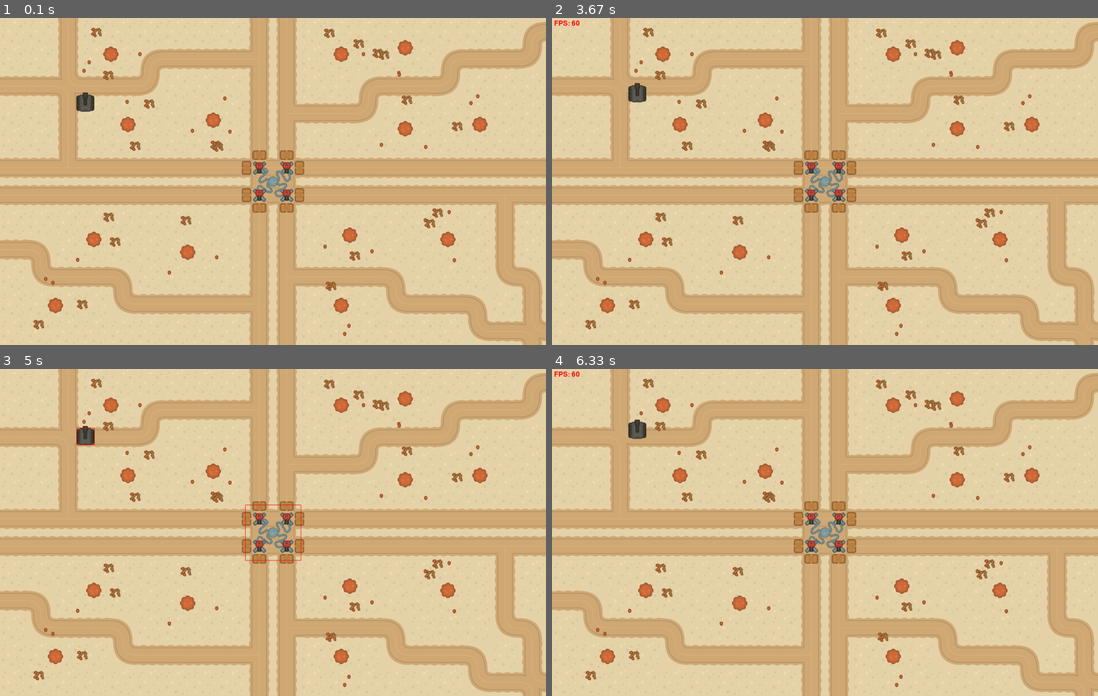
Above: before the commit, frames 1-4 (two rows, left to right).
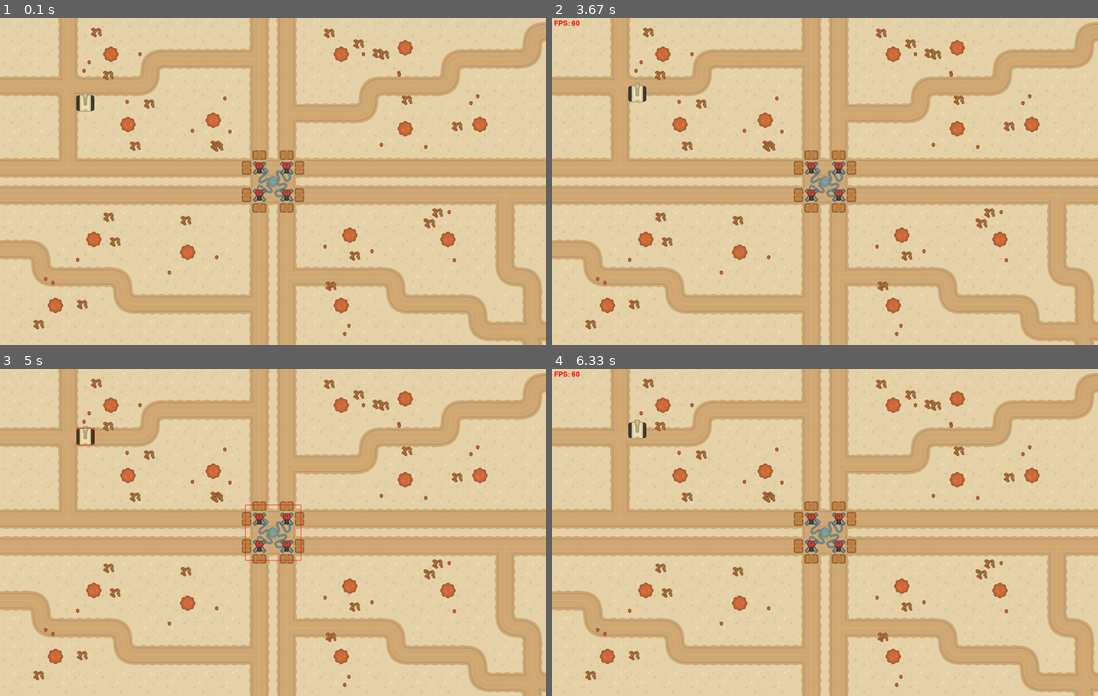
Above: after the commit, the same moments.

Repository: ThMinky/Script-Programming-Pygame
Game: pygame game, started from ScriptProgramming_Project/main.py
The game is run twice, just before and just after one commit, with the same random seed, the same clock (stepped at 60 frames per second) and the same inputs.
Inputs (mouse positions are in pixels of both pictures, inside the frame that each line leads up to):
- Up to frame 1 (0.1 s): no input
- Up to frame 2 (3.67 s): tap C at 0.33, 2.98 s; press the mouse at (655, 132) at 0.7 s; move the mouse to (655, 194) at 0.8 s; release the mouse at (655, 256) at 0.93 s; tap W at 1, 2.07, 2.37, 2.9, 3.23, 3.53 s; tap V at 1.33, 2.15, 3.32 s; tap E at 1.67 s; move the mouse to (775, 295) at 2.03 s; tap Q at 2.5 s; move the mouse to (846, 168) at 2.87 s; move the mouse to (1021, 256) at 3.2 s
- Up to frame 3 (5 s): move the mouse to (152, 470) at 3.7 s; tap W at 3.73, 4.03, 4.3, 4.63, 4.93 s; move the mouse to (311, 614) at 4.27 s; tap C at 4.38 s; move the mouse to (267, 427) at 4.6 s; tap V at 4.72 s
- Up to frame 4 (6.33 s): move the mouse to (917, 424) at 5.03 s; tap W at 5.07, 5.47, 5.77, 6.13 s; move the mouse to (726, 519) at 5.43 s; tap C at 5.55 s; move the mouse to (890, 578) at 6.1 s; tap V at 6.22 s

The runs differ from the first frame. In frame 1, 0.1% of the frame differs, in the area x 14-61%, y 22-83%; in frame 2, 0.1%; in frame 3, 0.1%; in frame 4, 0.1%, in the area x 14-61%, y 15-83%.

Commit message:
+ Added AABB / OBB collision support for Box, Circle, Line, Point + Added input support for mouse position

Diff:
--- a/ScriptProgramming_Project/project/player/player_script.py
+++ b/ScriptProgramming_Project/project/player/player_script.py
@@ -4,8 +4,9 @@
 import pygame
 
 # Engine
-from pyre.components.transform import Transform
+from pyre.components import Transform
 from pyre.components.scripts import BaseScript
+from pyre.components.colliders import BoxCollider, CircleCollider, LineCollider, PointCollider
 from pyre.managers import InputManager
 from pyre.time import Time
 
@@ -24,16 +25,16 @@
 
         self.m_hullMoveSpeed: float = 75.0
         self.m_hullRotSpeed: float = 50.0
-        self.m_turretRotSpeed: float = 35.0
+        self.m_barrelRotSpeed: float = 35.0
 
-        self.m_turrent = None
+        self.m_barrel = None
 
         self.m_cmd_moveForward = MoveForward(self.m_hullMoveSpeed)
         self.m_cmd_rotHullLeft = RotateLeft(self.m_hullRotSpeed)
         self.m_cmd_moveBackward = MoveBackward(self.m_hullMoveSpeed)
         self.m_cmd_rotHullRight = RotateRight(self.m_hullRotSpeed)
-        self.m_cmd_rotTurretLeft = RotateLeft(self.m_turretRotSpeed)
-        self.m_cmd_rotTurretRight = RotateRight(self.m_turretRotSpeed)
+        self.m_cmd_rotTurretLeft = RotateLeft(self.m_barrelRotSpeed)
+        self.m_cmd_rotTurretRight = RotateRight(self.m_barrelRotSpeed)
 
     def Awake(self):
         pass
@@ -58,11 +59,11 @@
                 self.m_cmd_rotHullRight.Execute(self.m_parent, Time.deltaTime)
 
         if self.m_input.GetKey(pygame.K_q):
-            self.m_cmd_rotTurretLeft.Execute(self.m_turrent, Time.deltaTime)
+            self.m_cmd_rotTurretLeft.Execute(self.m_barrel, Time.deltaTime)
         if self.m_input.GetKey(pygame.K_e):
-            self.m_cmd_rotTurretRight.Execute(self.m_turrent, Time.deltaTime)
+            self.m_cmd_rotTurretRight.Execute(self.m_barrel, Time.deltaTime)
 
-        print(self.m_parent.GetComponentByType(Transform).m_worldPos, end="\r", flush=True)
+        # print(self.m_parent.GetComponentByType(Transform).m_worldPos, end="\r", flush=True)
 
     def OnEnable(self):
         pass
--- a/ScriptProgramming_Project/pyre/__init__.py
+++ b/ScriptProgramming_Project/pyre/__init__.py
@@ -36,8 +36,7 @@
     LineBox, LineCircle, LineLine, LinePoint,
     PointBox, PointCircle, PointLine, PointPoint,
     RotatePointAroundPivot,
-    ERectPivots, RECT_PIVOT_OFFSETS_FROM_CENTER, RECT_CORNER_OFFSETS_FROM_CENTER,
-    GetRectCornersWorldPos, GetRotatedRectCornersWorldPos,
+    RECT_CORNER_OFFSETS_FROM_CENTER, GetRotatedRectVerticesWorldPos, GetNormalizedRectNormals,
 )
 
 from .command import Command
@@ -59,8 +58,7 @@
     "LineBox", "LineCircle", "LineLine", "LinePoint",
     "PointBox", "PointCircle", "PointLine", "PointPoint",
     "RotatePointAroundPivot",
-    "ERectPivots", "RECT_PIVOT_OFFSETS_FROM_CENTER", "RECT_CORNER_OFFSETS_FROM_CENTER",
-    "GetRectCornersWorldPos", "GetRotatedRectCornersWorldPos",
+    "RECT_CORNER_OFFSETS_FROM_CENTER", "GetRotatedRectVerticesWorldPos", "GetNormalizedRectNormals",
     "Command",
     "Time",
 ]
--- a/ScriptProgramming_Project/pyre/components/colliders/base_collider.py
+++ b/ScriptProgramming_Project/pyre/components/colliders/base_collider.py
@@ -57,3 +57,13 @@
     @abstractmethod
     def DrawBounds(self, surface: pygame.Surface) -> None:
         pass
+
+    def GetCollision(self) -> "BaseCollider" | None:
+        from pyre.systems import CollisionSystem
+
+        return CollisionSystem.GetInstance().DetectCollision(self)
+
+    def GetCollisions(self) -> list["BaseCollider"]:
+        from pyre.systems import CollisionSystem
+
+        return CollisionSystem.GetInstance().DetectCollisions(self)
--- a/ScriptProgramming_Project/pyre/components/colliders/box_collider.py
+++ b/ScriptProgramming_Project/pyre/components/colliders/box_collider.py
@@ -53,16 +53,15 @@
                 self.m_size = pygame.Vector2(1, 1)
 
     def DrawBounds(self, surface: pygame.Surface) -> None:
-        from pyre.utils.rect_utils import ERectPivots, GetRotatedRectCornersWorldPos
+        from pyre.utils.rect_utils import GetRotatedRectVerticesWorldPos
 
         if not self.m_transform:
             return
 
-        corners = GetRotatedRectCornersWorldPos(
+        corners = GetRotatedRectVerticesWorldPos(
             self.m_worldPos,
             self.m_size,
             self.m_transform.m_worldRot,
-            ERectPivots.CENTER,
         )
 
         points = []
--- a/ScriptProgramming_Project/pyre/managers/input_manager.py
+++ b/ScriptProgramming_Project/pyre/managers/input_manager.py
@@ -10,10 +10,12 @@
         return cls.__instance
 
     def __init__(self) -> None:
-        if not hasattr(self, "_keys_held"):
-            self._keys_held: dict[int, bool] = {}
-            self._keys_pressed: set[int] = set()
-            self._keys_released: set[int] = set()
+        if not hasattr(self, "_mousePos"):
+            self._mousePos: pygame.Vector2 = pygame.Vector2(0, 0)
+
+            self._keysHeld: dict[int, bool] = {}
+            self._keysPressed: set[int] = set()
+            self._keysReleased: set[int] = set()
 
     @staticmethod
     def GetInstance() -> "InputManager":
@@ -22,22 +24,27 @@
         return InputManager.__instance
 
     def Update(self) -> None:
-        self._keys_pressed.clear()
-        self._keys_released.clear()
+        self._keysPressed.clear()
+        self._keysReleased.clear()
 
-        for event in pygame.event.get([pygame.KEYDOWN, pygame.KEYUP]):
+        for event in pygame.event.get([pygame.KEYDOWN, pygame.KEYUP, pygame.MOUSEMOTION]):
             if event.type == pygame.KEYDOWN:
-                self._keys_held[event.key] = True
-                self._keys_pressed.add(event.key)
+                self._keysHeld[event.key] = True
+                self._keysPressed.add(event.key)
             elif event.type == pygame.KEYUP:
-                self._keys_held[event.key] = False
-                self._keys_released.add(event.key)
+                self._keysHeld[event.key] = False
+                self._keysReleased.add(event.key)
+            elif event.type == pygame.MOUSEMOTION:
+                self._mousePos.update(event.pos)
 
     def GetKey(self, key: int) -> bool:
-        return self._keys_held.get(key, False)
+        return self._keysHeld.get(key, False)
 
     def GetKeyDown(self, key: int) -> bool:
-        return key in self._keys_pressed
+        return key in self._keysPressed
 
     def GetKeyUp(self, key: int) -> bool:
-        return key in self._keys_released
+        return key in self._keysReleased
+
+    def GetMousePosition(self) -> pygame.Vector2:
+        return self._mousePos.copy()
--- a/ScriptProgramming_Project/pyre/systems/collision_system.py
+++ b/ScriptProgramming_Project/pyre/systems/collision_system.py
@@ -1,5 +1,5 @@
 from __future__ import annotations
-from typing import TYPE_CHECKING
+from typing import TYPE_CHECKING, Callable
 
 import pygame
 
@@ -41,3 +41,59 @@
         if isinstance(comp, BaseCollider):
             if comp in self.m_colliders:
                 self.m_colliders.remove(comp)
+
+    def DetectCollision(self, collider: "BaseCollider") -> "BaseCollider" | None:
+        for other in self.m_colliders:
+            if other is collider:
+                continue
+
+            func = self._GetCollisionFunc(collider, other)
+            if func:
+                if func(collider, other):
+                    return other
+
+        return None
+
+    def DetectCollisions(self, collider: "BaseCollider") -> list["BaseCollider"]:
+        collisions: list["BaseCollider"] = []
+
+        for other in self.m_colliders:
+            if other is collider:
+                continue
+
+            func = self._GetCollisionFunc(collider, other)
+            if func:
+                if func(collider, other):
+                    collisions.append(other)
+
+        return collisions
+
+    def _GetCollisionFunc(self, a: "BaseCollider", b: "BaseCollider") -> Callable[["BaseCollider", "BaseCollider"], bool] | None:
+        from pyre.components.colliders import BoxCollider, CircleCollider, LineCollider, PointCollider
+        from pyre.utils.collision_utils import (
+            BoxBox, BoxCircle, BoxLine, BoxPoint,
+            CircleBox, CircleCircle, CircleLine, CirclePoint,
+            LineBox, LineCircle, LineLine, LinePoint,
+            PointBox, PointCircle, PointLine, PointPoint,
+        )
+
+        colliderTypesToFunc = {
+            (BoxCollider, BoxCollider): BoxBox,
+            (BoxCollider, CircleCollider): BoxCircle,
+            (BoxCollider, LineCollider): BoxLine,
+            (BoxCollider, PointCollider): BoxPoint,
+            (CircleCollider, BoxCollider): CircleBox,
+            (CircleCollider, CircleCollider): CircleCircle,
+            (CircleCollider, LineCollider): CircleLine,
+            (CircleCollider, PointCollider): CirclePoint,
+            (LineCollider, BoxCollider): LineBox,
+            (LineCollider, CircleCollider): LineCircle,
+            (LineCollider, LineCollider): LineLine,
+            (LineCollider, PointCollider): LinePoint,
+            (PointCollider, BoxCollider): PointBox,
+            (PointCollider, CircleCollider): PointCircle,
+            (PointCollider, LineCollider): PointLine,
+            (PointCollider, PointCollider): PointPoint,
+        }
+
+        return colliderTypesToFunc.get((type(a), type(b)), None)
--- a/ScriptProgramming_Project/pyre/utils/__init__.py
+++ b/ScriptProgramming_Project/pyre/utils/__init__.py
@@ -10,8 +10,7 @@
 )
 
 from .rect_utils import (
-    ERectPivots, RECT_PIVOT_OFFSETS_FROM_CENTER,
-    RECT_CORNER_OFFSETS_FROM_CENTER, GetRectCornersWorldPos, GetRotatedRectCornersWorldPos,
+    RECT_CORNER_OFFSETS_FROM_CENTER, GetRotatedRectVerticesWorldPos, GetNormalizedRectNormals,
 )
 
 
@@ -21,6 +20,5 @@
     "LineBox", "LineCircle", "LineLine", "LinePoint",
     "PointBox", "PointCircle", "PointLine", "PointPoint",
     "RotatePointAroundPivot",
-    "ERectPivots", "RECT_PIVOT_OFFSETS_FROM_CENTER", "RECT_CORNER_OFFSETS_FROM_CENTER",
-    "GetRectCornersWorldPos", "GetRotatedRectCornersWorldPos",
+    "RECT_CORNER_OFFSETS_FROM_CENTER", "GetRotatedRectVerticesWorldPos", "GetNormalizedRectNormals",
 ]
--- a/ScriptProgramming_Project/pyre/utils/collision_utils.py
+++ b/ScriptProgramming_Project/pyre/utils/collision_utils.py
@@ -5,26 +5,86 @@
 
 import pygame
 
+from .rect_utils import GetRotatedRectVerticesWorldPos, GetNormalizedRectNormals
+
 if TYPE_CHECKING:
     from pyre.components.colliders import BoxCollider, CircleCollider, LineCollider, PointCollider
 
 
 # //////////////////////////////////////////////////
+# All collision functions support:
+# - Axis-Aligned Bounding Boxes (AABB)
+# - Oriented Bounding Boxes (OBB)
+# - Only for convex shapes!
+# //////////////////////////////////////////////////
+
+
+# //////////////////////////////////////////////////
 # Box
 def BoxBox(first: "BoxCollider", second: "BoxCollider") -> bool:
-    pass
+    verticesFirst = GetRotatedRectVerticesWorldPos(first.m_worldPos, first.m_size, first.m_transform.m_worldRot)
+    verticesSecond = GetRotatedRectVerticesWorldPos(second.m_worldPos, second.m_size, second.m_transform.m_worldRot)
+
+    normals = GetNormalizedRectNormals(verticesFirst) + GetNormalizedRectNormals(verticesSecond)
+
+    for normal in normals:
+        minA, maxA = _ProjectPointsOnNormal(verticesFirst, normal)
+        minB, maxB = _ProjectPointsOnNormal(verticesSecond, normal)
+
+        if maxA < minB or minA > maxB:
+            return False
+
+    return True
 
 
 def BoxCircle(first: "BoxCollider", second: "CircleCollider") -> bool:
-    pass
+    verticesFirst = GetRotatedRectVerticesWorldPos(first.m_worldPos, first.m_size, first.m_transform.m_worldRot)
+
+    normals = GetNormalizedRectNormals(verticesFirst)
+
+    for normal in normals:
+        minA, maxA = _ProjectPointsOnNormal(verticesFirst, normal)
+
+        centerProj = second.m_worldPos.dot(normal)
+        minB = centerProj - second.m_radius
+        maxB = centerProj + second.m_radius
+
+        if maxA < minB or minA > maxB:
+            return False
+
+    return True
 
 
 def BoxLine(first: "BoxCollider", second: "LineCollider") -> bool:
-    pass
+    verticesFirst = GetRotatedRectVerticesWorldPos(first.m_worldPos, first.m_size, first.m_transform.m_worldRot)
+    verticesSecond: list[pygame.Vector2] = [second.m_startPoint, second.m_endPoint]
+
+    normals = GetNormalizedRectNormals(verticesFirst)
+
+    for normal in normals:
+        minA, maxA = _ProjectPointsOnNormal(verticesFirst, normal)
+        minB, maxB = _ProjectPointsOnNormal(verticesSecond, normal)
+
+        if maxA < minB or minA > maxB:
+            return False
+
+    return True
 
 
 def BoxPoint(first: "BoxCollider", second: "PointCollider") -> bool:
-    pass
+    verticesFirst = GetRotatedRectVerticesWorldPos(first.m_worldPos, first.m_size, first.m_transform.m_worldRot)
+
+    normals = GetNormalizedRectNormals(verticesFirst)
+
+    for normal in normals:
+        minA, maxA = _ProjectPointsOnNormal(verticesFirst, normal)
+
+        centerProj = second.m_worldPos.dot(normal)
+
+        if maxA < centerProj or minA > centerProj:
+            return False
+
+    return True
 
 
 # //////////////////////////////////////////////////
@@ -32,16 +92,16 @@
 
 # //////////////////////////////////////////////////
 # Circle
+def CircleBox(first: "CircleCollider", second: "BoxCollider") -> bool:
+    return BoxCircle(second, first)
+
+
 def CircleCircle(first: "CircleCollider", second: "CircleCollider") -> bool:
     distance = (first.m_worldPos - second.m_worldPos).length_squared()
 
     if distance <= math.pow(first.m_radius + second.m_radius, 2):
         return True
     return False
-
-
-def CircleBox(first: "CircleCollider", second: "BoxCollider") -> bool:
-    pass
 
 
 def CircleLine(first: "CircleCollider", second: "LineCollider") -> bool:
@@ -70,23 +130,29 @@
 
 # //////////////////////////////////////////////////
 # Line
+def LineBox(first: "LineCollider", second: "BoxCollider") -> bool:
+    return BoxLine(second, first)
+
+
+def LineCircle(first: "LineCollider", second: "CircleCollider") -> bool:
+    return CircleLine(second, first)
+
+
 def LineLine(first: "LineCollider", second: "LineCollider") -> bool:
-    pass
-
-
-def LineBox(first: "LineCollider", second: "BoxCollider") -> bool:
-    pass
-
-
-def LineCircle(first: "LineCollider", second: "CircleCollider") -> bool:
-    ab = first.m_endPoint - first.m_startPoint
-    ap = second.m_worldPos - first.m_startPoint
-
-    t = max(0, min(1, ab.dot(ap) / ab.length_squared()))
-
-    distance = (ap - (ab * t)).length_squared()
-
-    if distance <= math.pow(second.m_radius, 2):
+    line1 = first.m_endPoint - first.m_startPoint
+    line2 = second.m_endPoint - second.m_startPoint
+
+    cross = line1.cross(line2)
+
+    if cross == 0:
+        return False
+
+    delta = second.m_startPoint - first.m_startPoint
+
+    t = delta.cross(line2) / cross
+    u = delta.cross(line1) / cross
+
+    if 0 <= t <= 1 and 0 <= u <= 1:
         return True
     return False
 
@@ -109,35 +175,32 @@
 
 # //////////////////////////////////////////////////
 # Point
+def PointBox(first: "PointCollider", second: "BoxCollider") -> bool:
+    return BoxPoint(second, first)
+
+
+def PointCircle(first: "PointCollider", second: "CircleCollider") -> bool:
+    return CirclePoint(second, first)
+
+
+def PointLine(first: "PointCollider", second: "LineCollider") -> bool:
+    return LinePoint(second, first)
+
+
 def PointPoint(first: "PointCollider", second: "PointCollider") -> bool:
     if int(first.m_worldPos.x) == int(second.m_worldPos.x) and int(first.m_worldPos.y) == int(second.m_worldPos.y):
         return True
     return False
 
 
-def PointBox(first: "PointCollider", second: "BoxCollider") -> bool:
-    pass
-
-
-def PointCircle(first: "PointCollider", second: "CircleCollider") -> bool:
-    distance = (first.m_worldPos - second.m_worldPos).length_squared()
-
-    if distance <= math.pow(second.m_radius, 2):
-        return True
-    return False
-
-
-def PointLine(first: "PointCollider", second: "LineCollider") -> bool:
-    ab = second.m_endPoint - second.m_startPoint
-    ap = first.m_worldPos - second.m_startPoint
-
-    t = max(0, min(1, ab.dot(ap) / ab.length_squared()))
-
-    distance = (ap - (ab * t)).length_squared()
-
-    if distance <= 1:
-        return True
-    return False
-
-
-# //////////////////////////////////////////////////
+# //////////////////////////////////////////////////
+
+
+def _ProjectPointsOnNormal(points: list[pygame.Vector2], normal: pygame.Vector2) -> tuple[float, float]:
+    projections = []
+
+    for point in points:
+        proj = point.dot(normal)
+        projections.append(proj)
+
+    return min(projections), max(projections)
--- a/ScriptProgramming_Project/pyre/utils/math_utils.py
+++ b/ScriptProgramming_Project/pyre/utils/math_utils.py
@@ -12,4 +12,7 @@
     xRot = xTranslate * math.cos(rad) - yTranslate * math.sin(rad)
     yRot = xTranslate * math.sin(rad) + yTranslate * math.cos(rad)
 
-    return pygame.Vector2(xRot + pivot.x, yRot + pivot.y)
+    xInvTranslate = xRot + pivot.x
+    yInvTranslate = yRot + pivot.y
+
+    return pygame.Vector2(xInvTranslate, yInvTranslate)
--- a/ScriptProgramming_Project/pyre/utils/rect_utils.py
+++ b/ScriptProgramming_Project/pyre/utils/rect_utils.py
@@ -1,33 +1,5 @@
-from enum import Enum, auto
-
-import math
-
 import pygame
 
-
-class ERectPivots(Enum):
-    TOP_LEFT = auto()
-    TOP_RIGHT = auto()
-    BOTTOM_RIGHT = auto()
-    BOTTOM_LEFT = auto()
-    TOP_CENTER = auto()
-    RIGHT_CENTER = auto()
-    BOTTOM_CENTER = auto()
-    LEFT_CENTER = auto()
-    CENTER = auto()
-
-
-RECT_PIVOT_OFFSETS_FROM_CENTER: dict[ERectPivots, pygame.Vector2] = {
-    ERectPivots.TOP_LEFT: pygame.Vector2(-0.5, -0.5),
-    ERectPivots.TOP_RIGHT: pygame.Vector2(0.5, -0.5),
-    ERectPivots.BOTTOM_RIGHT: pygame.Vector2(0.5, 0.5),
-    ERectPivots.BOTTOM_LEFT: pygame.Vector2(-0.5, 0.5),
-    ERectPivots.TOP_CENTER: pygame.Vector2(0, -0.5),
-    ERectPivots.RIGHT_CENTER: pygame.Vector2(0.5, 0),
-    ERectPivots.BOTTOM_CENTER: pygame.Vector2(0, 0.5),
-    ERectPivots.LEFT_CENTER: pygame.Vector2(-0.5, 0),
-    ERectPivots.CENTER: pygame.Vector2(0, 0),
-}
 
 RECT_CORNER_OFFSETS_FROM_CENTER: list[pygame.Vector2] = [
     pygame.Vector2(-0.5, -0.5),
@@ -37,29 +9,26 @@
 ]
 
 
-def GetRectCornersWorldPos(worldPos: pygame.Vector2, size: pygame.Vector2) -> list[pygame.Vector2]:
-    corners = []
+def GetRotatedRectVerticesWorldPos(worldPos: pygame.Vector2, size: pygame.Vector2, angleDeg: float) -> list[pygame.Vector2]:
+    from pyre.utils.math_utils import RotatePointAroundPivot
+
+    rotatedVertices = []
     for offset in RECT_CORNER_OFFSETS_FROM_CENTER:
-        corner = worldPos + (size.elementwise() * offset.elementwise())
-        corners.append(corner)
+        rotatedVertex = RotatePointAroundPivot(worldPos + size.elementwise() * offset.elementwise(), worldPos, angleDeg)
+        rotatedVertices.append(rotatedVertex)
 
-    return corners
+    return rotatedVertices
 
 
-def GetRotatedRectCornersWorldPos(
-    worldPos: pygame.Vector2, size: pygame.Vector2, angleDeg: float, pivotPosition: ERectPivots
-) -> list[pygame.Vector2]:
-    from pyre.utils.math_utils import RotatePointAroundPivot
+def GetNormalizedRectNormals(vertices: list[pygame.Vector2]) -> list[pygame.Vector2]:
+    normals = []
 
-    corners = []
-    for offset in RECT_CORNER_OFFSETS_FROM_CENTER:
-        corner = worldPos + (size.elementwise() * offset.elementwise())
-        corners.append(corner)
+    edge1 = vertices[1] - vertices[0]
+    normal1 = pygame.Vector2(edge1.y, -edge1.x).normalize()
+    normals.append(normal1)
 
-    pivot = worldPos + (size.elementwise() * RECT_PIVOT_OFFSETS_FROM_CENTER[pivotPosition].elementwise())
+    edge2 = vertices[2] - vertices[1]
+    normal2 = pygame.Vector2(edge2.y, -edge2.x).normalize()
+    normals.append(normal2)
 
-    rotatedCorners = []
-    for corner in corners:
-        rotatedCorners.append(RotatePointAroundPivot(corner, pivot, angleDeg))
-
-    return rotatedCorners
+    return normals
--- a/ScriptProgramming_Project/scene.py
+++ b/ScriptProgramming_Project/scene.py
@@ -55,9 +55,17 @@
         self.spriteMng.RegisterSprite("11", "resources/tiles/road_split_r.png")
         self.spriteMng.RegisterSprite("12", "resources/tiles/road_split_d.png")
 
-        # Tank Hulls / Turrets
+        # Tank Hulls / Barrels
+        # Player
+        self.spriteMng.RegisterSprite("sandTankHull", "resources/tanks/tank_hull_sand.png")
+        self.spriteMng.RegisterSprite("sandTankBarrel", "resources/tanks/tank_barrel_sand.png")
+
+        # Basic Enemy
         self.spriteMng.RegisterSprite("darkTankHull", "resources/tanks/tank_hull_dark.png")
-        self.spriteMng.RegisterSprite("darkTankTurret", "resources/tanks/tank_turret_dark.png")
+        self.spriteMng.RegisterSprite("darkTankBarrel", "resources/tanks/tank_barrel_dark.png")
+
+        # Elite Enemy
+        self.spriteMng.RegisterSprite("hellspot", "resources/tanks/tank_elite_hellspot.png")
 
         # Auto Turret Stand / Head
         self.spriteMng.RegisterSprite("autoTurretHead", "resources/autoTurret/auto_turret_head.png")
@@ -269,21 +277,21 @@
         hull = Entity(localPos=pos)
         hull.AddComponent(
             Sprite(
-                surface=self.spriteMng.GetSprite("darkTankHull"),
+                surface=self.spriteMng.GetSprite("sandTankHull"),
                 layer=ELayers.ENTITY,
             )
         )
         hull.AddComponent(BoxCollider())
         hull.AddComponent(PlayerScript())
 
-        turret = Entity(
+        barrel = Entity(
             parentTransform=hull.GetComponentByType(Transform),
             localPos=pygame.Vector2(0, 5),
-            localRot=180
+            localRot=180,
         )
-        turret.AddComponent(Sprite(surface=self.spriteMng.GetSprite("darkTankTurret")))
-
-        hull.GetComponentByType(PlayerScript).m_turrent = turret
+        barrel.AddComponent(Sprite(surface=self.spriteMng.GetSprite("sandTankBarrel")))
+
+        hull.GetComponentByType(PlayerScript).m_barrel = barrel
 
         return hull
 
Binary file removed: ScriptProgramming_Project/resources/Sample.png
Renamed: ScriptProgramming_Project/resources/tanks/tank_turret_dark.png -> ScriptProgramming_Project/resources/tanks/tank_barrel_dark.png
Binary file added: ScriptProgramming_Project/resources/tanks/tank_barrel_sand.png
Binary file added: ScriptProgramming_Project/resources/tanks/tank_elite_hellspot.png
Binary file added: ScriptProgramming_Project/resources/tanks/tank_hull_sand.png
